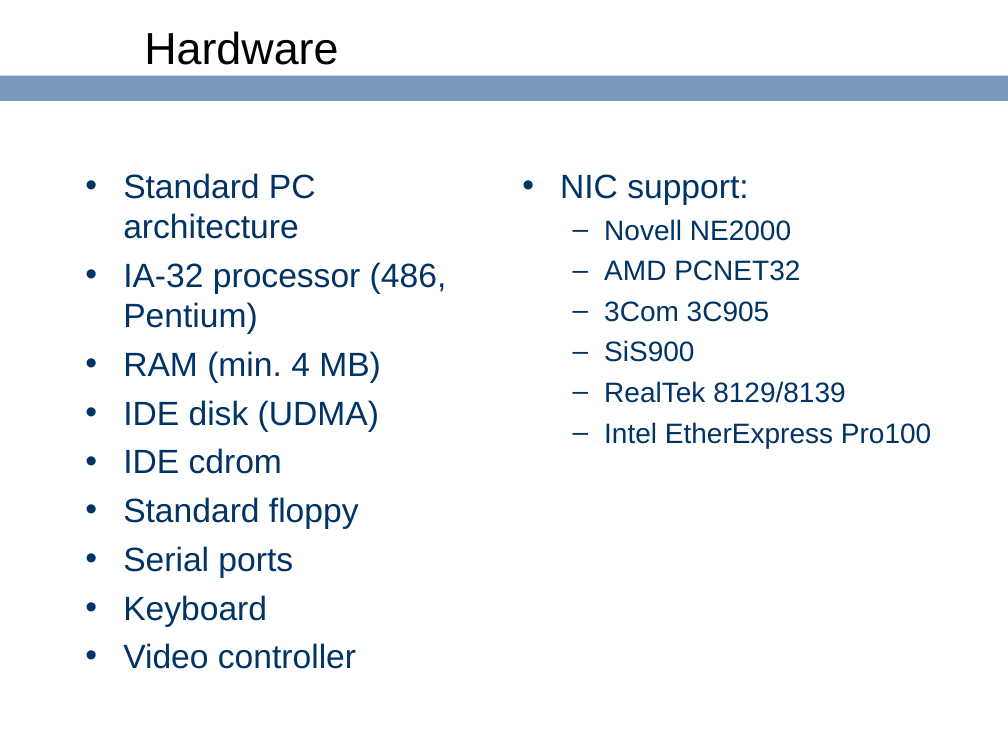
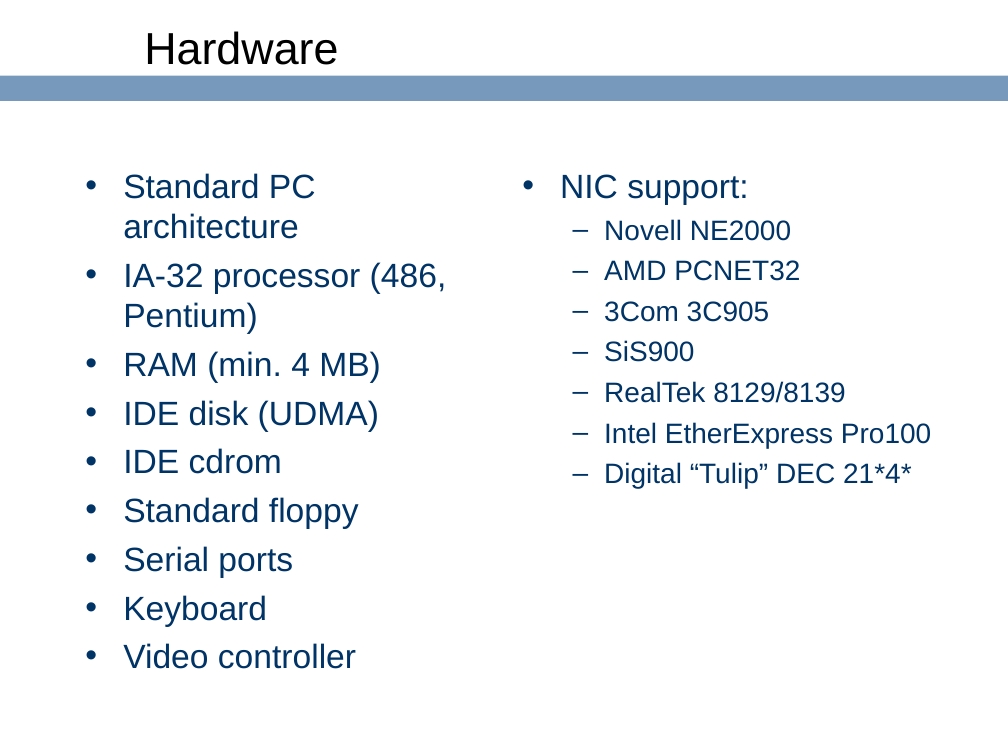
Before and after one commit to ringgaard/sanos, a slide deck: slide 4 of doc/sanostech.ppt. Drawn at 1008x756 pixels with LibreOffice and Linux fonts; fonts in the diff are those of the drawing; background and template pictures are left out. Boxes give left, top, right and bottom in pixels: in the first picture for what was removed or moved away, otherwise in the second. Text is boxed around its words. In the diff, an @@ line names an element or a change of style, - is before the commit and + after.

```diff
--- a/doc/sanostech.ppt
+++ b/doc/sanostech.ppt
@@ text at <box>604,462,912,488</box>: paragraph added @@
+  – Digital “Tulip” DEC 21*4*
```
Also in this commit, not shown: 3 other slides changed, 4 other files.
